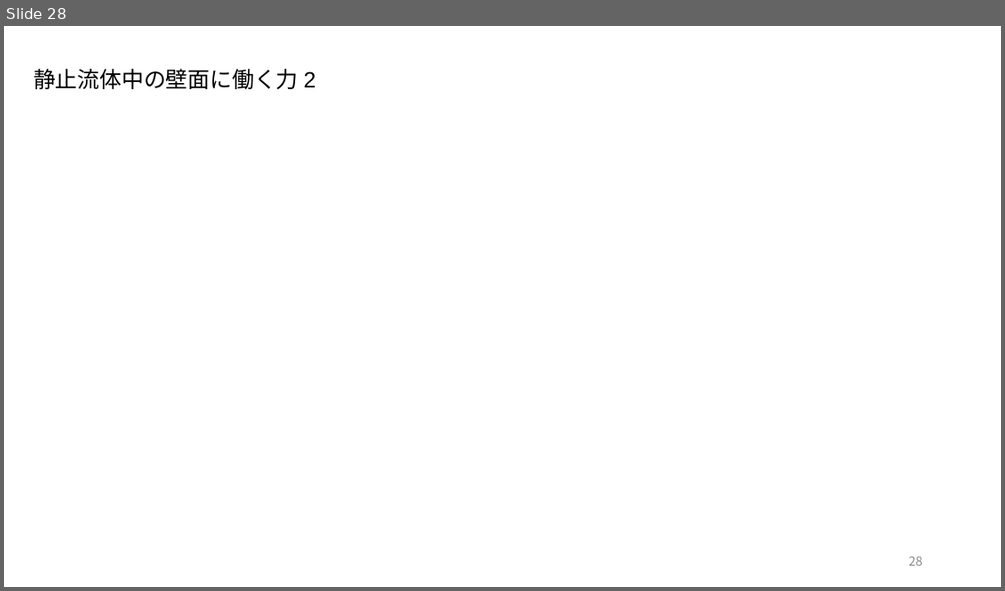
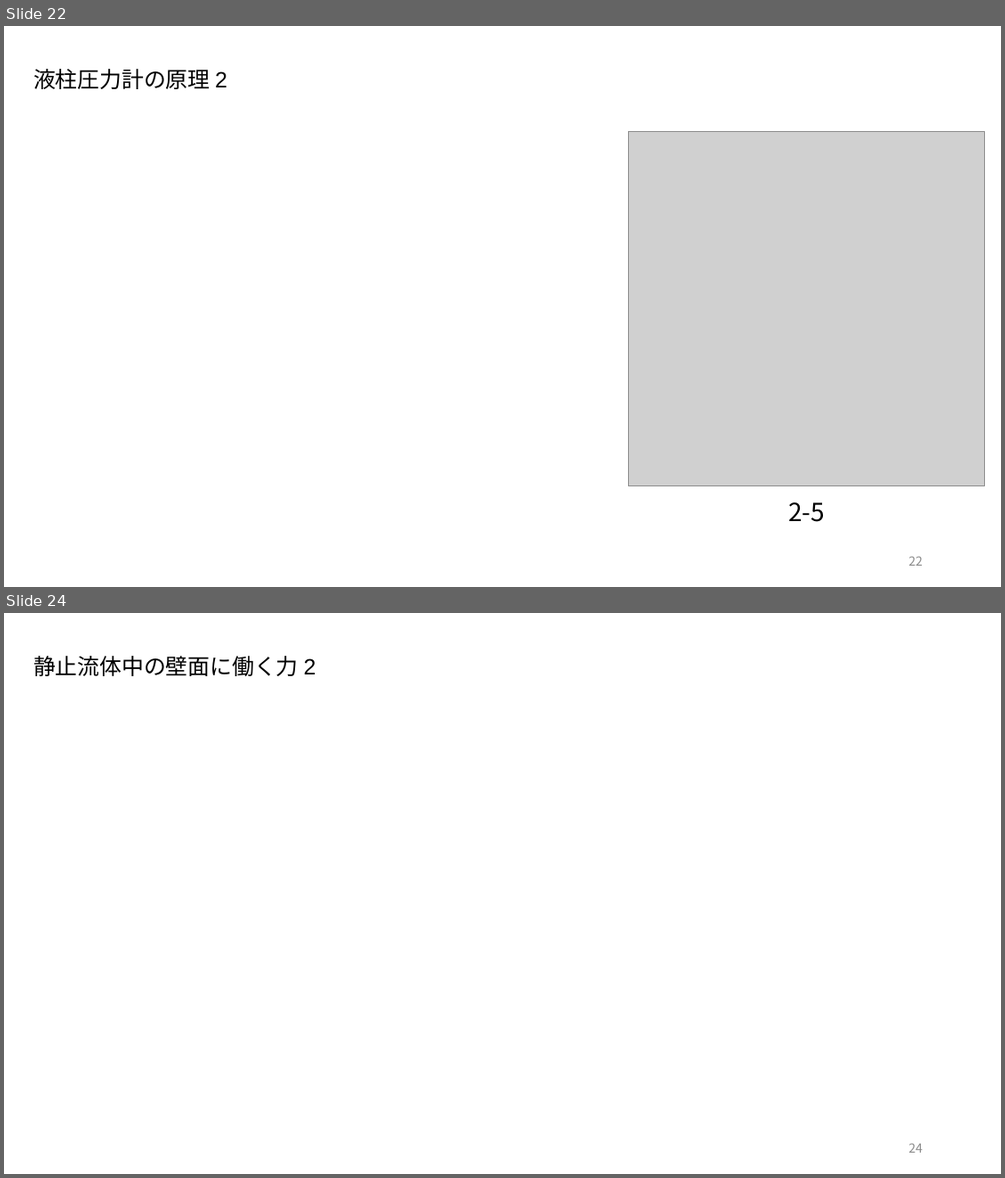
Before and after one commit to akmiccom/markdown_powerpoint, a slide deck: Basics_of_Fluid_Mechanics/Basics_of_Fluid_Mechanics.pptx. Shown one above the other, each under a label of ours: slide 28 before the commit, slides 22 and 24 after it; the slides between them are not shown. The pictures are 1005x591 and 1005x1178 pixels, drawn with LibreOffice and Linux fonts; fonts in the diff are those of the drawing; grey boxes stand for pictures; background and template pictures are left out. Boxes give left, top, right and bottom in pixels: in the first picture for what was removed or moved away, otherwise in the second. Text is boxed around its words. In the diff, an @@ line names an element or a change of style, - is before the commit and + after.

```diff
--- a/Basics_of_Fluid_Mechanics/Basics_of_Fluid_Mechanics.pptx
+++ b/Basics_of_Fluid_Mechanics/Basics_of_Fluid_Mechanics.pptx
@@ slide 22 added at [4,26,1001,587], background #FFFFFF @@
@@ title added at [33,69,227,89], 16 pt, text #000000 @@
+液柱圧力計の原理 2
@@ picture added at [628,132,984,486] @@
@@ text added at [788,502,825,522], 18 pt, text #000000 @@
+2-5
@@ page number added at [908,556,922,565], 9 pt, text #8C8C8C @@
+22
@@ what was slide 28 is now slide 24 @@
@@ page number at [908,1143,922,1152]: text changed @@
-28
+24
```
Also in this commit, not shown: 11 slides changed, 1 other slide added, 5 slides removed, 4 other files.
